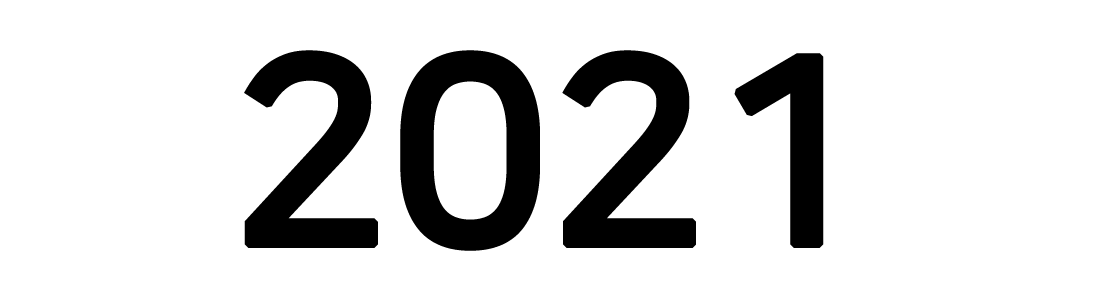
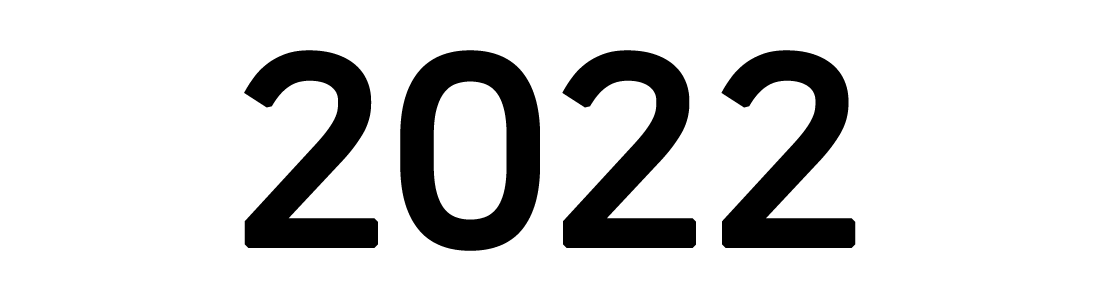
Two versions of the same layered image (w=1100, h=300). Layer-by-layer changes:
added layer "2022 copy" in group "origin" over [721, 50, 856, 248]
hid "2021 copy" over [721, 50, 824, 248]
hid group "text" (8 layers) over [721, 50, 856, 237]
